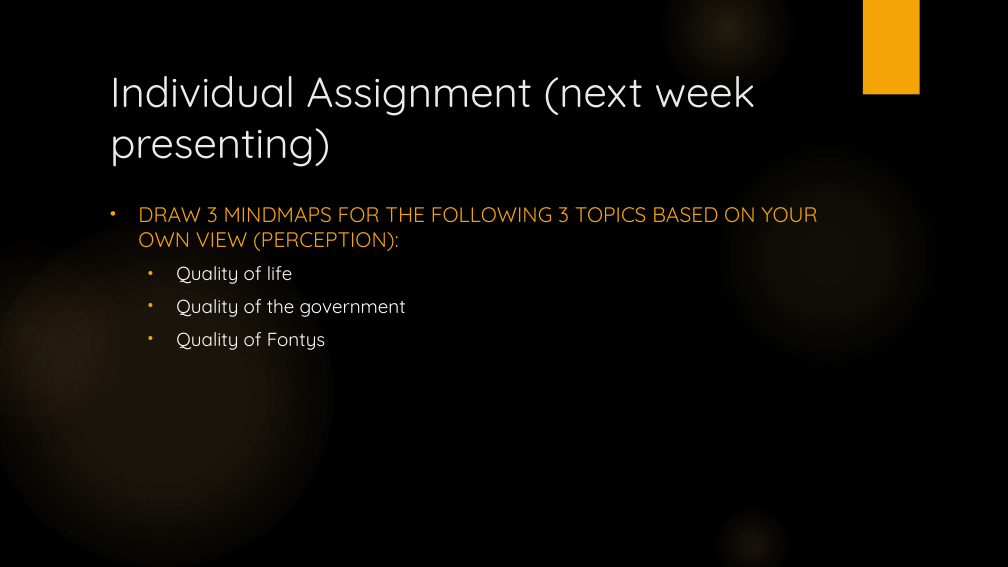
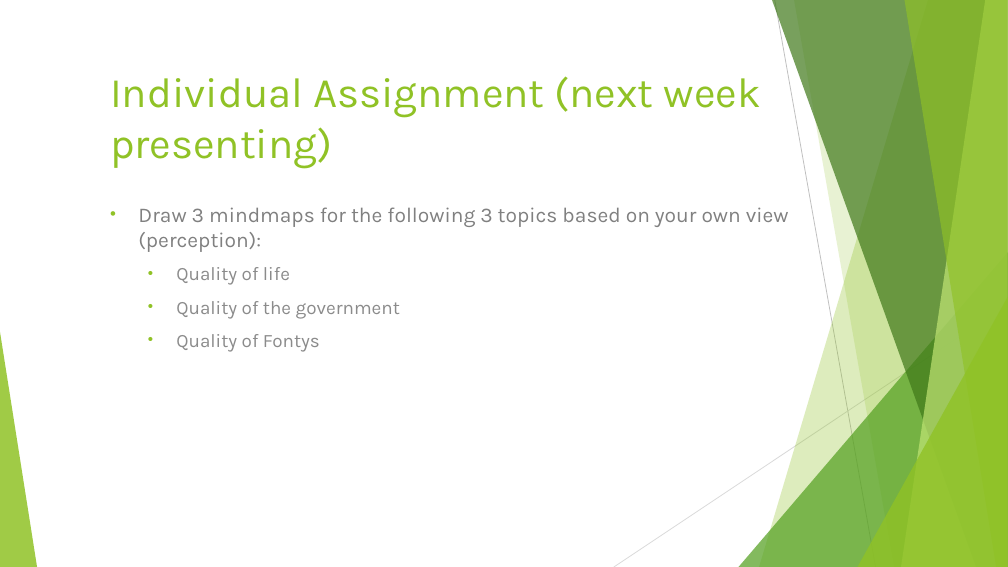
Before and after one commit to sd110/QP, a slide deck: slide 13 of QP Week 1.pptx. Drawn at 1008x567 pixels with LibreOffice and Linux fonts; fonts in the diff are those of the drawing; background and template pictures are left out. Boxes give left, top, right and bottom in pixels: in the first picture for what was removed or moved away, otherwise in the second. Text is boxed around its words. In the diff, an @@ line names an element or a change of style, - is before the commit and + after.

```diff
--- a/QP Week 1.pptx
+++ b/QP Week 1.pptx
@@ background picture (left out) to #FFFFFF @@
@@ title "Individual Assignment (next week presenting)" at (110,76,761,169): font Quicksand to Karla, text colour #EBEBEB to #90C226 @@
@@ ellipse removed at (662,0,794,95) @@
@@ rectangle removed at (863,0,920,95) @@
@@ ellipse removed at (712,138,944,371) @@
@@ text at (138,207,789,252): text changed; font Quicksand to Karla; text colour #F5A408 to #808080 @@
-• DRAW 3 MINDMAPS FOR THE FOLLOWING 3 TOPICS BASED ON YOUR OWN VIEW (PERCEPTION):
+• Draw 3 mindmaps for the following 3 topics based on your own view (perception):
@@ ellipse removed at (0,221,333,567) @@
@@ ellipse removed at (0,240,126,435) @@
@@ text at (176,267,400,352): font Quicksand to Karla, text colour #FFFFFF to #8C8C8C in "Quality of life", "Quality of the government", "Quality of Fontys"; bullet colour #F5A408 to #90C226 @@
@@ group added at (0,0,1008,567): 5 freeform shapes, 3 triangles, 2 lines @@
@@ ellipse removed at (712,504,793,567) @@
```
Also in this commit, not shown: 13 other slides changed, 1 other file.
